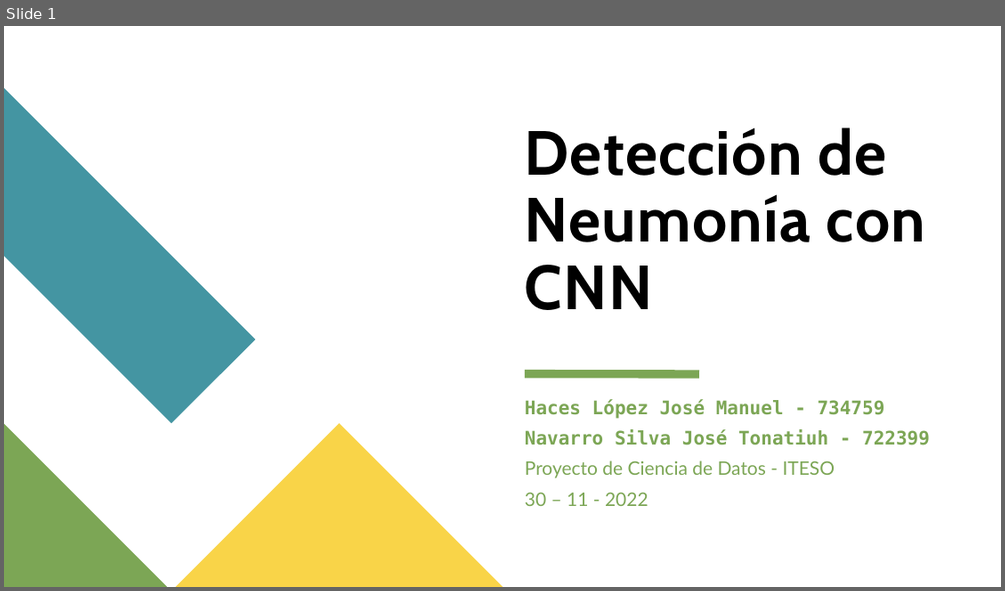
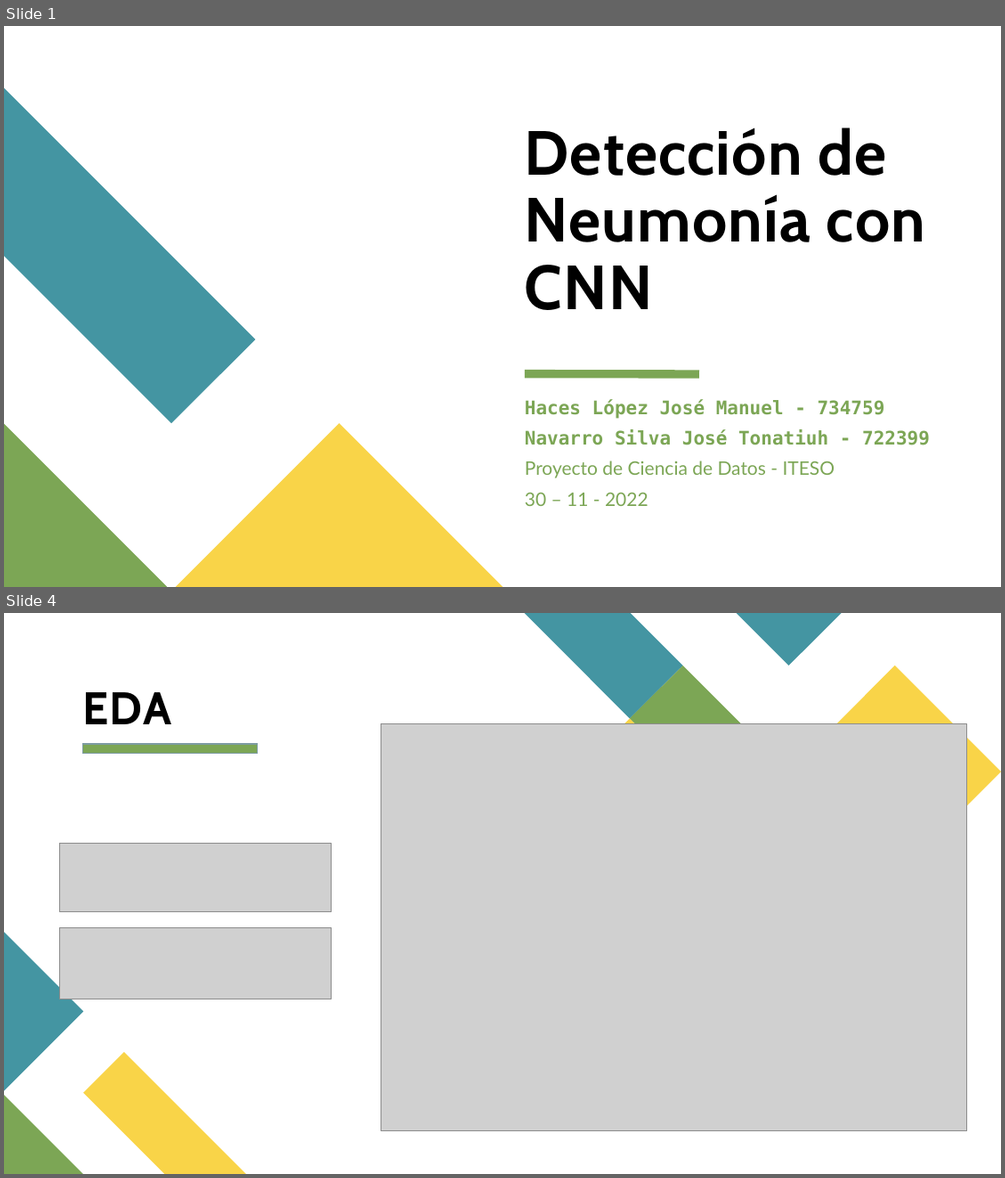
Before and after one commit to JManuelHaces/Proyecto-de-Ciencia-de-Datos, a slide deck: presentacion/Deteccion_Neumonía_CNN.pptx. Shown one above the other, each under a label of ours: slide 1 before the commit, slides 1 and 4 after it; the slides between them are not shown. The pictures are 1005x591 and 1005x1178 pixels, drawn with LibreOffice and Linux fonts; fonts in the diff are those of the drawing; grey boxes stand for pictures. Boxes give left, top, right and bottom in pixels: in the first picture for what was removed or moved away, otherwise in the second. Text is boxed around its words. In the diff, an @@ line names an element or a change of style, - is before the commit and + after.

```diff
--- a/presentacion/Deteccion_Neumonía_CNN.pptx
+++ b/presentacion/Deteccion_Neumonía_CNN.pptx
@@ slide 4 added at (x1=4, y1=613, x2=1001, y2=1174), background #FFFFFF @@
@@ group added at (x1=525, y1=613, x2=1001, y2=877): 5 freeform shapes @@
@@ title added at (x1=83, y1=692, x2=172, y2=724), 44 pt, text #000000, bold @@
+EDA
@@ rectangle added at (x1=82, y1=744, x2=257, y2=753), fill #7CA655, outline #7D9DA2 1 pt @@
@@ picture added at (x1=380, y1=723, x2=967, y2=1130) @@
@@ line added from (81, 771) to (257, 771), #FFFFFF 8 pt @@
@@ picture added at (x1=59, y1=844, x2=332, y2=911) @@
@@ freeform shape added at (x1=4, y1=933, x2=83, y2=1091), fill #4495A2 @@
@@ picture added at (x1=59, y1=927, x2=332, y2=999) @@
@@ freeform shape added at (x1=83, y1=1052, x2=245, y2=1174), fill #F9D448 @@
@@ freeform shape added at (x1=4, y1=1094, x2=83, y2=1174), fill #7CA655 @@
```
Also in this commit, not shown: 10 other slides added, 12 slides removed, 5 other files.
